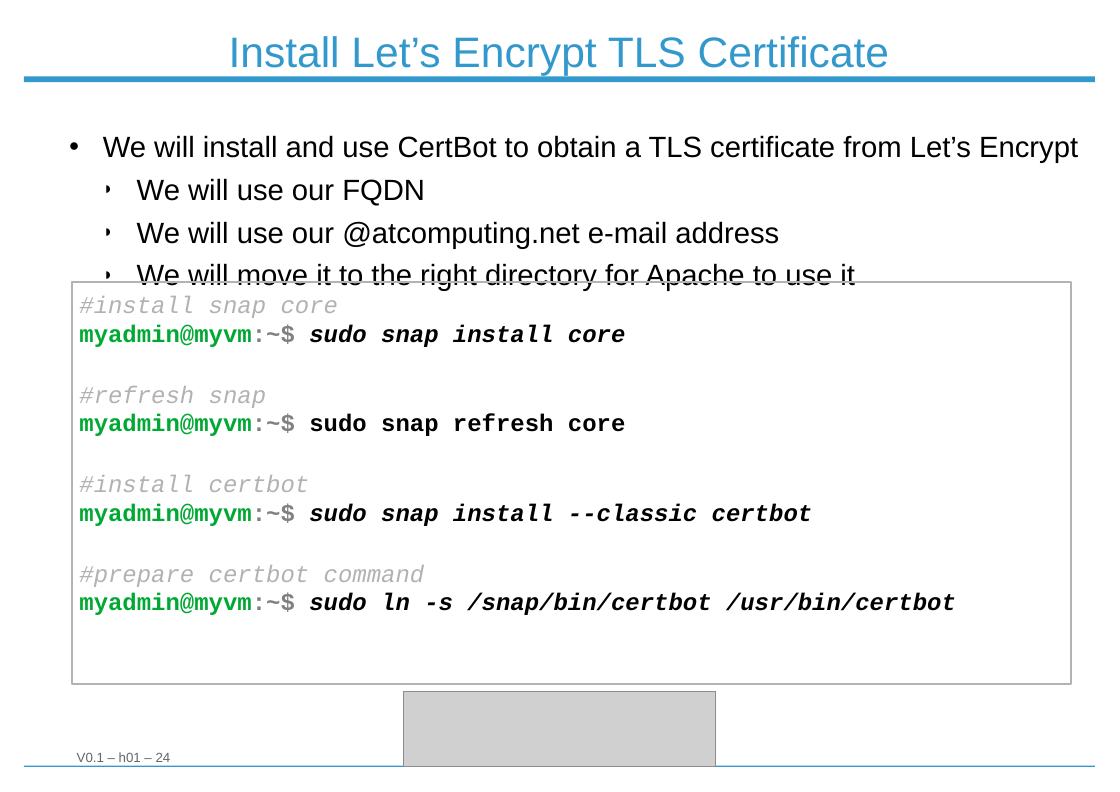
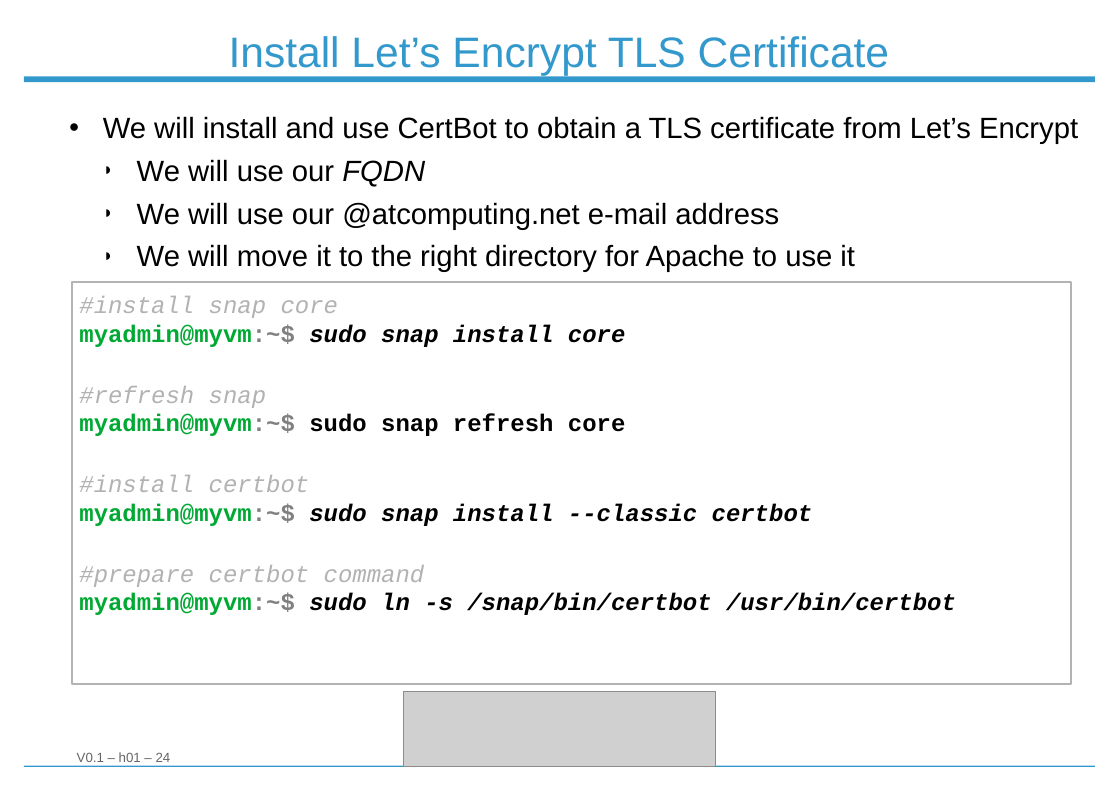
Before and after one commit to Strobodov/workshop_linux_server, a slide deck: slide 24 of Workshop_Linux_Server_101.odp. Drawn at 1120x792 pixels with LibreOffice and Linux fonts; fonts in the diff are those of the drawing; grey boxes stand for pictures; background and template pictures are left out. Boxes give left, top, right and bottom in pixels: in the first picture for what was removed or moved away, otherwise in the second. Text is boxed around its words. In the diff, an @@ line names an element or a change of style, - is before the commit and + after.

Commit message:
Version 1.0a

```diff
--- a/Workshop_Linux_Server_101.odp
+++ b/Workshop_Linux_Server_101.odp
@@ text "We will install and use ..." moved from (x1=103, y1=135, x2=1078, y2=291) to (x1=103, y1=116, x2=1078, y2=272) @@
@@ text at (x1=137, y1=159, x2=425, y2=187): italic on in "FQDN" @@
```
